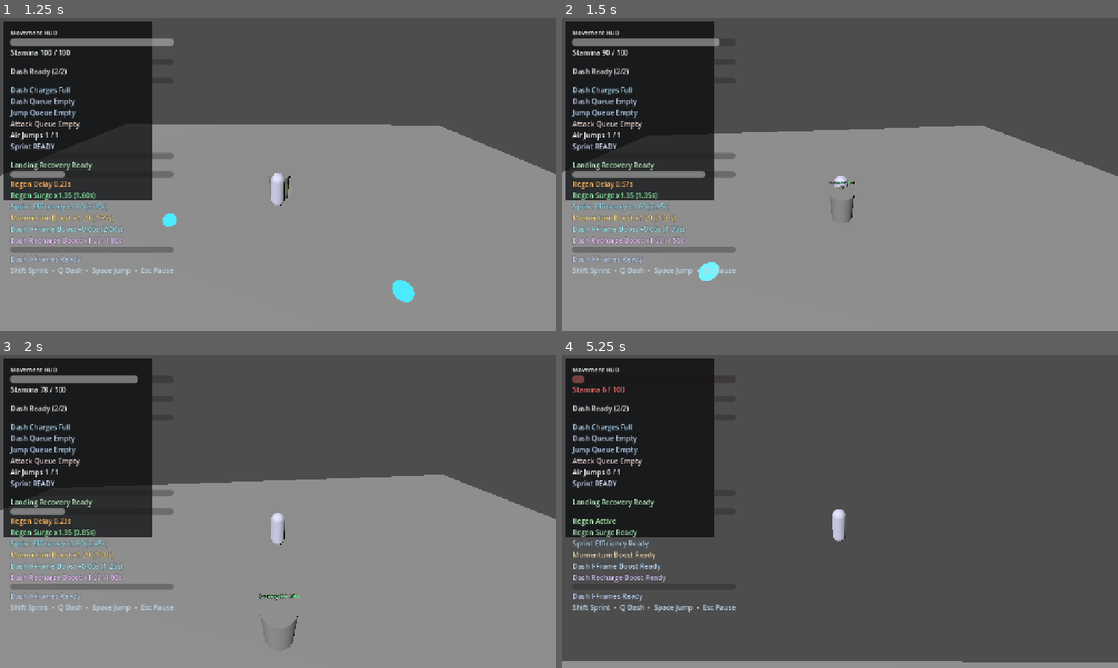
Above: before the commit, frames 1-4 (two rows, left to right).
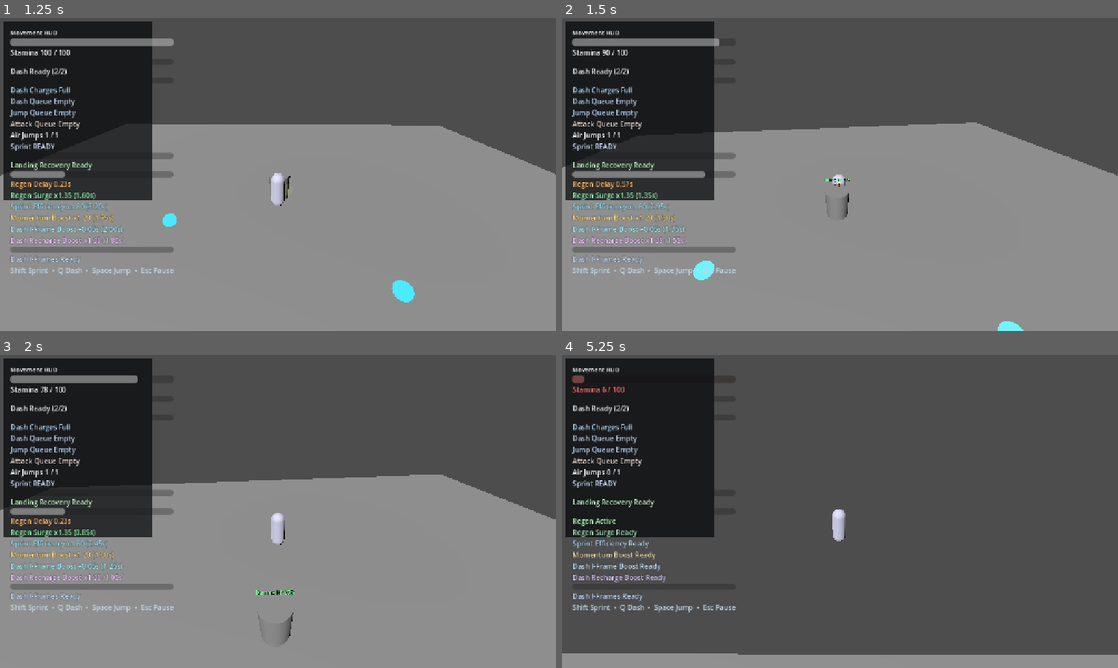
Above: after the commit, the same moments.

Repository: thegoatleroyjenkins/arpg-game
Game: Godot game, scene res://prototype3d/main_3d.tscn
The game is run twice, just before and just after one commit, with the same random seed, the same clock (stepped at 60 frames per second) and the same inputs. This scene is started directly instead of the project's main scene.
Inputs (mouse positions are in pixels of both pictures, inside the frame that each line leads up to):
- Up to frame 1 (1.25 s): tap Enter (ui_accept) at 0.5 s; move the mouse to (272, 180) at 0.52 s; press the mouse at (272, 180) at 0.53 s; hold W (move_up) from 0.53 s (still down); tap Space (jump) at 0.77 s
- Up to frame 2 (1.5 s): keep holding W (move_up); move the mouse to (878, 177) at 1.27 s; release the mouse at (878, 177) at 1.28 s; click (878, 177) at 1.35 s
- Up to frame 3 (2 s): keep holding W (move_up); tap Space (jump) at 1.52 s
- Up to frame 4 (5.25 s): move the mouse to (795, 508) at 2.02 s; press the mouse at (795, 508) at 2.03 s; tap R (camera_recenter) at 2.1 s; move the mouse to (845, 511) at 2.77 s; release W (move_up) at 2.78 s; release the mouse at (845, 511) at 2.78 s; hold A (move_left) 2.78-3.53 s; tap Q (dash) at 2.85 s; tap Space (jump) at 3.02, 3.77, 4.52 s; click (845, 511) at 3.05 s; move the mouse to (817, 505) at 3.52 s; hold Shift (sprint) 3.53-4.28 s; hold W (move_up) from 3.53 s (still down); click (817, 505) at 3.8 s; move the mouse to (867, 511) at 4.27 s; click (867, 511) at 4.35 s; move the mouse to (812, 511) at 5.02 s; press the mouse at (812, 511) at 5.03 s

Frame 1 is identical in both runs. In frame 2, 0.9% of the frame differs, in the area x 0-100%, y 33-100%; in frame 3, 0.4%; in frame 4, 2.3%, in the area x 0-100%, y 95-99%.

Commit message:
Add data-driven light attack lunge commitment

Diff:
--- a/prototype3d/default_player_tuning_3d.tres
+++ b/prototype3d/default_player_tuning_3d.tres
@@ -34,6 +34,10 @@
 sprint_stamina_per_second = 28.0
 dash_stamina_cost = 35.0
 light_attack_stamina_cost = 10.0
+light_attack_lunge_enabled = true
+light_attack_lunge_duration = 0.1
+light_attack_lunge_speed = 7.5
+light_attack_lunge_control_multiplier = 0.35
 dash_airborne_stamina_multiplier = 1.2
 jump_stamina_cost = 12.0
 low_stamina_movement_threshold_ratio = 0.2
--- a/prototype3d/player_3d.gd
+++ b/prototype3d/player_3d.gd
@@ -94,6 +94,8 @@
 @export var light_attack_crit_camera_impulse_vertical: float = 0.15
 
 var light_attack_cooldown_left: float = 0.0
+var light_attack_lunge_left: float = 0.0
+var light_attack_lunge_direction: Vector3 = Vector3.ZERO
 
 func _ready() -> void:
 	add_to_group("player_3d")
@@ -154,6 +156,7 @@
 func _physics_process(delta: float) -> void:
 	var was_on_floor := is_on_floor()
 	light_attack_cooldown_left = max(0.0, light_attack_cooldown_left - delta)
+	light_attack_lunge_left = max(0.0, light_attack_lunge_left - delta)
 	if light_attack_buffer_left > 0.0:
 		light_attack_buffer_left = max(0.0, light_attack_buffer_left - delta)
 		_emit_attack_buffer_changed()
@@ -374,6 +377,9 @@
 		var move_speed_multiplier: float = move_speed_boost_multiplier if move_speed_boost_left > 0.0 else 1.0
 		var speed := tuning.move_speed * sprint_multiplier * low_stamina_move_multiplier * move_speed_multiplier
 		var target_velocity := move_dir * speed
+		var lunge_velocity: Vector3 = _current_light_attack_lunge_velocity()
+		if lunge_velocity.length() > 0.001:
+			target_velocity = (target_velocity * clamp(tuning.light_attack_lunge_control_multiplier, 0.0, 1.0)) + lunge_velocity
 		var control_scale := 1.0 if is_on_floor() else tuning.air_control
 		var accel := tuning.ground_acceleration * control_scale
 		var decel := tuning.ground_deceleration * control_scale
@@ -545,6 +551,7 @@
 	if landing_recovery_left > 0.0:
 		landing_recovery_left = 0.0
 		_emit_landing_recovery_changed()
+	light_attack_lunge_left = 0.0
 	dash_direction = _resolve_dash_start_direction(move_dir)
 	if dash_direction.length() <= 0.01:
 		dash_direction = _resolve_neutral_dash_direction()
@@ -1067,6 +1074,7 @@
 		return false
 
 	light_attack_cooldown_left = max(0.01, light_attack_cooldown)
+	_start_light_attack_lunge(targets[0])
 	for target in targets:
 		damage_resolver.request_damage({
 			"source": self,
@@ -1113,6 +1121,34 @@
 			break
 	return results
 
+func _start_light_attack_lunge(primary_target: Node3D) -> void:
+	if not tuning.light_attack_lunge_enabled:
+		return
+	var lunge_duration: float = max(0.0, tuning.light_attack_lunge_duration)
+	if lunge_duration <= 0.0:
+		return
+	var lunge_direction: Vector3 = -global_transform.basis.z
+	if is_instance_valid(primary_target):
+		var to_target: Vector3 = primary_target.global_position - global_position
+		to_target.y = 0.0
+		if to_target.length() > 0.01:
+			lunge_direction = to_target.normalized()
+	lunge_direction.y = 0.0
+	if lunge_direction.length() <= 0.01:
+		return
+	light_attack_lunge_direction = lunge_direction.normalized()
+	light_attack_lunge_left = lunge_duration
+
+func _current_light_attack_lunge_velocity() -> Vector3:
+	if light_attack_lunge_left <= 0.0:
+		return Vector3.ZERO
+	var duration: float = max(0.01, tuning.light_attack_lunge_duration)
+	var lunge_ratio: float = clamp(light_attack_lunge_left / duration, 0.0, 1.0)
+	var lunge_speed: float = max(0.0, tuning.light_attack_lunge_speed) * lunge_ratio
+	if lunge_speed <= 0.0 or light_attack_lunge_direction.length() <= 0.01:
+		return Vector3.ZERO
+	return light_attack_lunge_direction.normalized() * lunge_speed
+
 func _on_damage_applied(result: Dictionary) -> void:
 	if result.get("source", null) != self:
 		return
--- a/prototype3d/player_tuning_3d.gd
+++ b/prototype3d/player_tuning_3d.gd
@@ -78,6 +78,10 @@
 
 @export_group("Attack Feel")
 @export var light_attack_input_buffer_time: float = 0.14
+@export var light_attack_lunge_enabled: bool = true
+@export var light_attack_lunge_duration: float = 0.1
+@export var light_attack_lunge_speed: float = 7.5
+@export_range(0.0, 1.0, 0.01) var light_attack_lunge_control_multiplier: float = 0.35
 
 @export_group("Dash")
 @export var dash_speed: float = 18.0
Not shown, changed: README.md
